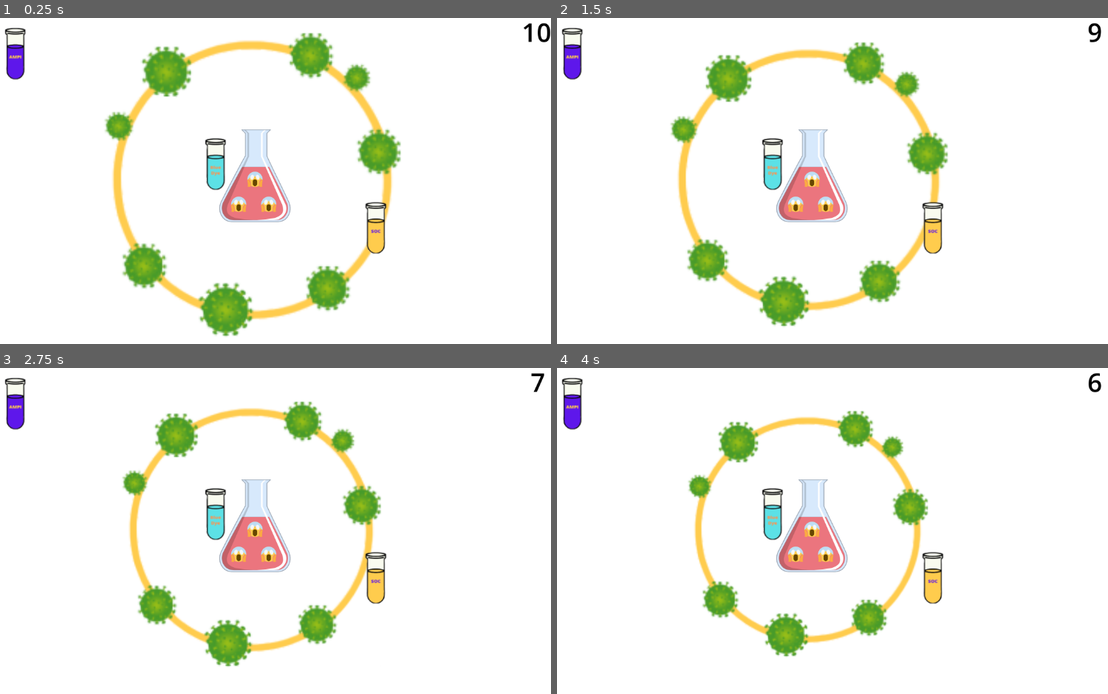
Above: before the commit, frames 1-4 (two rows, left to right).
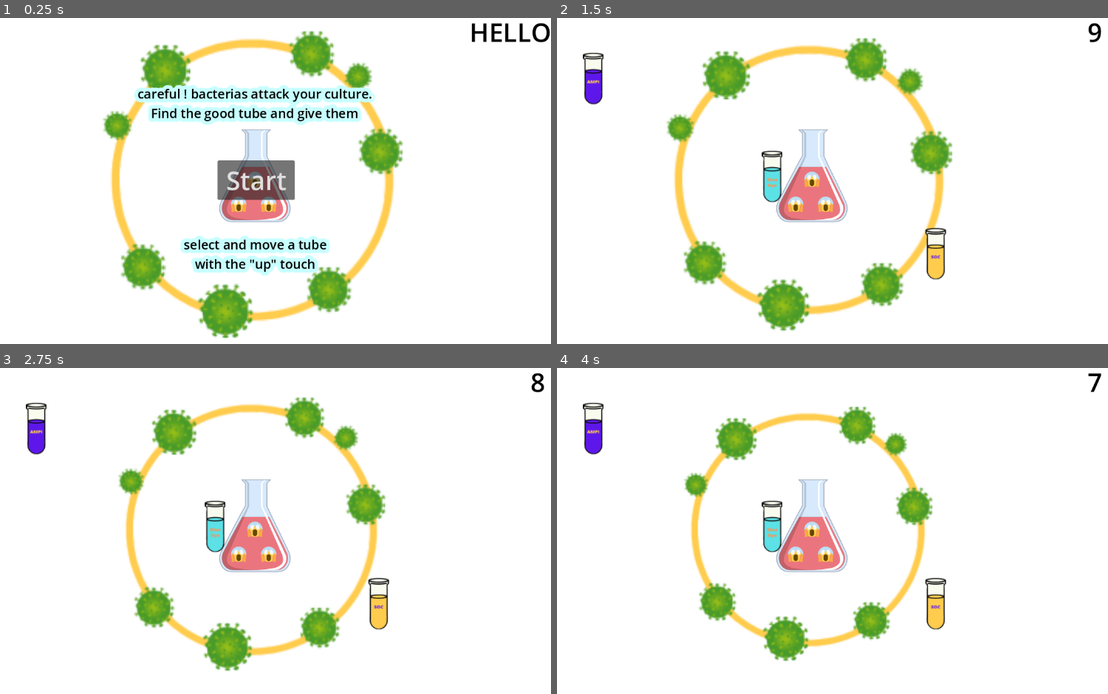
Above: after the commit, the same moments.

Repository: maxnourr/The-game
Game: Godot game, scene res://ampi_game.tscn
Two runs of this game, one before a commit and one after it. Both use one fixed random seed, a clock stepped at 60 frames per second and the inputs below.
Inputs (mouse positions are in pixels of both pictures, inside the frame that each line leads up to):
- Up to frame 1 (0.25 s): no input
- Up to frame 2 (1.5 s): click (810, 181) at 0.5 s, where only the run after the commit has a clickable "Start"; drag from (749, 151) to (573, 50) at 1.27 s
- Up to frame 3 (2.75 s): drag from (16, 400) to (253, 524) at 2.02 s
- Up to frame 4 (4 s): move the mouse to (915, 576) at 2.77 s; hold Up (ui_up) 2.78-3.5 s; click (915, 576) at 2.92 s; drag from (782, 596) to (749, 501) at 3.52 s

The runs differ from the first frame. In frame 1, 14% of the frame differs, in the area x 0-100%, y 1-99%; in frame 2, 8.8%; in frame 3, 8.4%; in frame 4, 7.9%.

Commit message:
second version

Diff:
--- a/minijeu_1/ampi.tscn
+++ b/minijeu_1/ampi.tscn
@@ -1,7 +1,7 @@
 [gd_scene load_steps=4 format=3 uid="uid://bwt0hbwb3vqyh"]
 
-[ext_resource type="Texture2D" uid="uid://dyu2wr0e341r8" path="res://AMPI.png" id="1_0sg88"]
 [ext_resource type="Script" path="res://tube.gd" id="1_xpcar"]
+[ext_resource type="Texture2D" uid="uid://dcmgabmrshyd6" path="res://SOC.png" id="2_bmrjx"]
 
 [sub_resource type="CapsuleShape2D" id="CapsuleShape2D_c8ogc"]
 radius = 28.0
@@ -15,8 +15,11 @@
 [node name="Sprite2D" type="Sprite2D" parent="."]
 position = Vector2(2.08165e-12, 2.08165e-12)
 scale = Vector2(2.277, 2)
-texture = ExtResource("1_0sg88")
+texture = ExtResource("2_bmrjx")
 
 [node name="CollisionShape2D" type="CollisionShape2D" parent="."]
-position = Vector2(-71, -87)
+position = Vector2(0, -10)
 shape = SubResource("CapsuleShape2D_c8ogc")
+
+[connection signal="mouse_entered" from="." to="." method="_on_mouse_entered"]
+[connection signal="mouse_exited" from="." to="." method="_on_mouse_exited"]
--- a/minijeu_1/ampi_game.gd
+++ b/minijeu_1/ampi_game.gd
@@ -2,7 +2,6 @@
 
 #tubes
 var linktube = preload("res://ampi.tscn")
-var tubes = []
 var rng = RandomNumberGenerator.new()
 
 #circle
@@ -15,12 +14,39 @@
 
 # Called when the node enters the scene tree for the first time.
 func _ready():
-	$Timer.start()
-	$TEXT/time.text = str(round($Timer.time_left))
+	$Button2.hide()
 	$circle.scale.x = max(0,max_size)
 	$circle.scale.y = $circle.scale.x
 	step = max(0,(max_size - min_size)/$Timer.wait_time)
 
+# Called every frame. 'delta' is the elapsed time since the previous frame.
+func _process(delta):
+
+	if not $Timer.is_stopped():
+		$TEXT/time.text = str(round($Timer.time_left))
+		$circle.scale.x = max(min_size,$circle.scale.x - step*delta)
+		$circle.scale.y = $circle.scale.x
+
+
+func _on_timer_timeout():
+	if lose == false:
+		$TEXT/win_state.text = "haha looser"
+	lose = true
+
+
+func _on_bacterias_area_entered(area):
+	if area.type == "AMPI":
+		$Timer.stop()
+		$TEXT/win_state.text = "you win"
+		$Button2.show()
+	elif area.type == "BLUE":
+		$TEXT/win_state.text = "I'm blue didadudidaduda"
+	elif area.type == "SOC":
+		$TEXT/win_state.text = "Bacteria's happy ! malus time"
+
+
+func _on_button_pressed():
+	$Button.hide()
 
 	for n in 3:
 		var tube = linktube.instantiate()
@@ -41,25 +67,10 @@
 		while tube.position.y in range(get_viewport().size.y/2-200,get_viewport().size.y/2+200):
 			tube.position.y = rng.randf_range(100,get_viewport().size.y-100)
 
+	$TEXT/time.text = str(round($Timer.time_left))
 
-# Called every frame. 'delta' is the elapsed time since the previous frame.
-func _process(delta):
-	$TEXT/time.text = str(round($Timer.time_left))
-	$circle.scale.x = max(min_size,$circle.scale.x - step*delta)
-	$circle.scale.y = $circle.scale.x
+	$Timer.start()
 
 
-func _on_timer_timeout():
-	if lose == false:
-		$TEXT/win_state.text = "haha looser"
-	lose = true
-
-
-func _on_bacterias_area_entered(area):
-	if area.type == "AMPI":
-		$Timer.stop()
-		$TEXT/win_state.text = "you win"
-	elif area.type == "BLUE":
-		$TEXT/win_state.text = "I'm blue didadudidaduda"
-	elif area.type == "SOC":
-		$TEXT/win_state.text = "Bacteria's happy ! malus time"
+func _on_button_2_pressed():
+	get_tree().reload_current_scene()
--- a/minijeu_1/ampi_game.tscn
+++ b/minijeu_1/ampi_game.tscn
@@ -57,5 +57,64 @@
 theme_override_colors/font_color = Color(0, 0, 0, 1)
 theme_override_font_sizes/font_size = 50
 
+[node name="Button" type="Button" parent="."]
+anchors_preset = 8
+anchor_left = 0.5
+anchor_top = 0.5
+anchor_right = 0.5
+anchor_bottom = 0.5
+offset_left = -75.5
+offset_top = -35.5
+offset_right = 75.5
+offset_bottom = 35.5
+grow_horizontal = 2
+grow_vertical = 2
+theme_override_font_sizes/font_size = 50
+text = "Start"
+
+[node name="Label" type="Label" parent="Button"]
+layout_mode = 0
+offset_left = -181.0
+offset_top = -148.0
+offset_right = 327.0
+offset_bottom = -79.0
+theme_override_colors/font_color = Color(0, 0, 0, 1)
+theme_override_colors/font_outline_color = Color(0.784314, 1, 1, 1)
+theme_override_constants/outline_size = 30
+theme_override_font_sizes/font_size = 25
+text = "careful ! bacterias attack your culture.
+Find the good tube and give them"
+horizontal_alignment = 1
+
+[node name="Label2" type="Label" parent="Button"]
+layout_mode = 0
+offset_left = -180.5
+offset_top = 146.5
+offset_right = 327.5
+offset_bottom = 222.5
+theme_override_colors/font_color = Color(0, 0, 0, 1)
+theme_override_colors/font_outline_color = Color(0.784314, 1, 1, 1)
+theme_override_constants/outline_size = 30
+theme_override_font_sizes/font_size = 25
+text = "select and move a tube
+with the \"up\" touch"
+horizontal_alignment = 1
+
+[node name="Button2" type="Button" parent="."]
+anchors_preset = 7
+anchor_left = 0.5
+anchor_top = 1.0
+anchor_right = 0.5
+anchor_bottom = 1.0
+offset_left = -61.5
+offset_top = -65.0
+offset_right = 61.5
+grow_horizontal = 2
+grow_vertical = 0
+theme_override_font_sizes/font_size = 50
+text = "Restart"
+
 [connection signal="area_entered" from="bacterias" to="." method="_on_bacterias_area_entered"]
 [connection signal="timeout" from="Timer" to="." method="_on_timer_timeout"]
+[connection signal="pressed" from="Button" to="." method="_on_button_pressed"]
+[connection signal="pressed" from="Button2" to="." method="_on_button_2_pressed"]
--- a/minijeu_1/tube.gd
+++ b/minijeu_1/tube.gd
@@ -4,6 +4,7 @@
 var textureBLUE = preload("res://BLUE.png")
 var textureSOC = preload("res://SOC.png")
 var CanDrag = false
+#var mouse = false
 
 # Called when the node enters the scene tree for the first time.
 func _ready():
@@ -32,5 +33,14 @@
 
 # Called every frame. 'delta' is the elapsed time since the previous frame.
 func _process(delta):
+	#if mouse and Input.is_action_pressed("ui_up"):
 	if CanDrag:
-		$".".global_position = get_global_mouse_position()
+		$".".global_position =  get_global_mouse_position()
+
+
+#func _on_mouse_entered():
+#	mouse = true
+
+
+#func _on_mouse_exited():
+#	mouse = false
Binary file changed: minijeu_1/AMPI.png
Binary file changed: minijeu_1/BLUE.png
Binary file changed: minijeu_1/SOC.png
